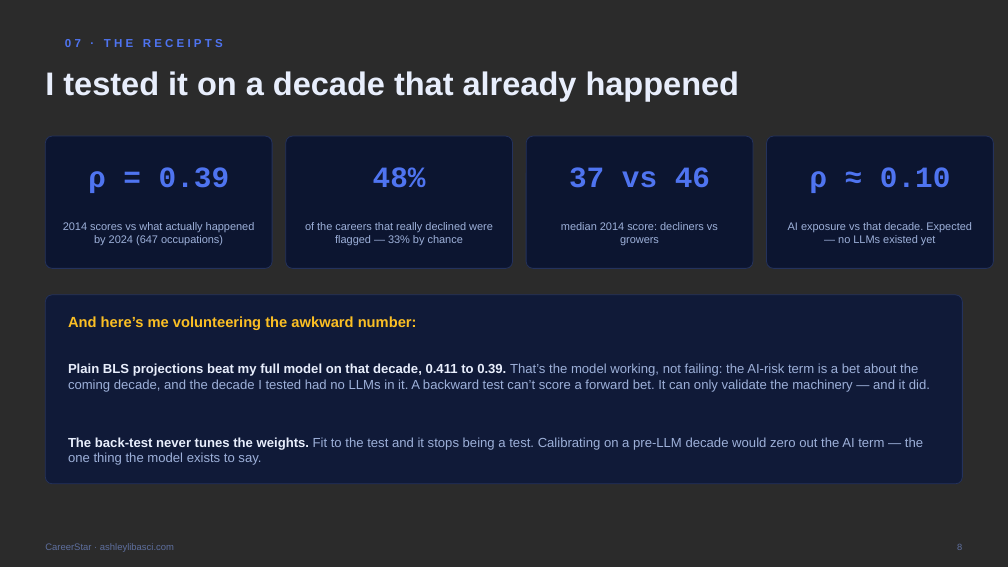
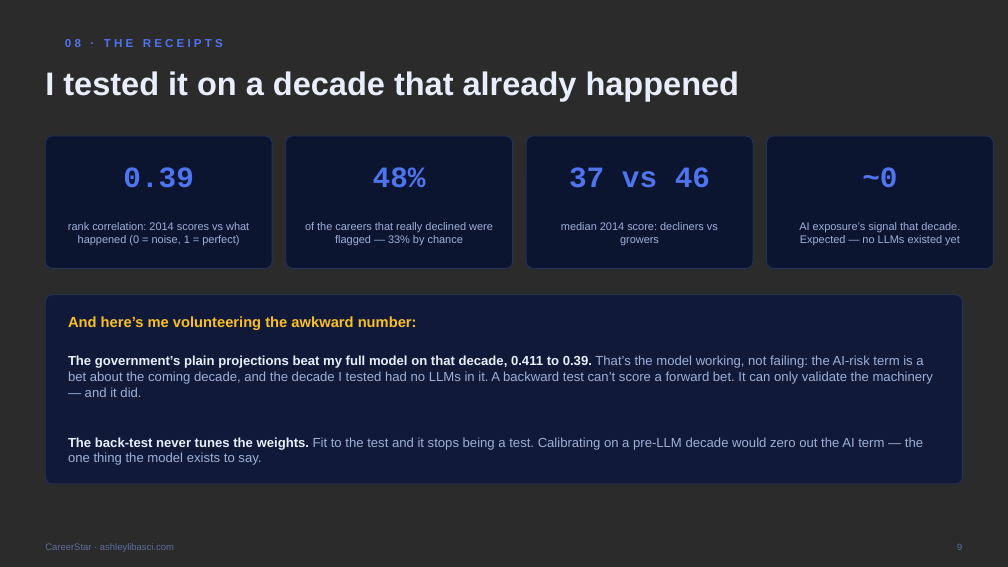
Before and after one commit to ashleylibasci/careerstar, a slide deck: slide 9 of docs/CareerStar-CapitalOne.pptx (slide 8 before the commit). Drawn at 1008x567 pixels with LibreOffice and Linux fonts; fonts in the diff are those of the drawing; background and template pictures are left out; a plain dark background stands for a picture behind light text. Boxes give left, top, right and bottom in pixels: in the first picture for what was removed or moved away, otherwise in the second. Text is boxed around its words. In the diff, an @@ line names an element or a change of style, - is before the commit and + after.

```diff
--- a/docs/CareerStar-CapitalOne.pptx
+++ b/docs/CareerStar-CapitalOne.pptx
@@ text at (65, 39, 223, 47): text changed @@
-07 · THE RECEIPTS
+08 · THE RECEIPTS
@@ text at (123, 167, 193, 188): text changed @@
-ρ = 0.39
+0.39
@@ text at (862, 167, 897, 188): text changed @@
-ρ ≈ 0.10
+~0
@@ text at (68, 222, 249, 246): text changed @@
-2014 scores vs what actually happened by 2024 (647 occupations)
+rank correlation: 2014 scores vs what happened (0 = noise, 1 = perfect)
@@ text at (799, 222, 960, 245): text changed @@
-AI exposure vs that decade. Expected — no LLMs existed yet
+AI exposure’s signal that decade. Expected — no LLMs existed yet
@@ text at (68, 355, 933, 397): text changed @@
-Plain BLS projections beat my full model on that decade, 0.411 to 0.39. That’s the model working, not failing: the AI-risk term is a bet about the coming decade, and the decade I tested had no LLMs in it. A backward test can’t score a forward bet. It can only validate the machinery — and it did.
+The government’s plain projections beat my full model on that decade, 0.411 to 0.39. That’s the model working, not failing: the AI-risk term is a bet about the coming decade, and the decade I tested had no LLMs in it. A backward test can’t score a forward bet. It can only validate the machinery — and it did.
```
Also in this commit, not shown: 6 other slides changed, 2 slides added, 1 slide removed.
